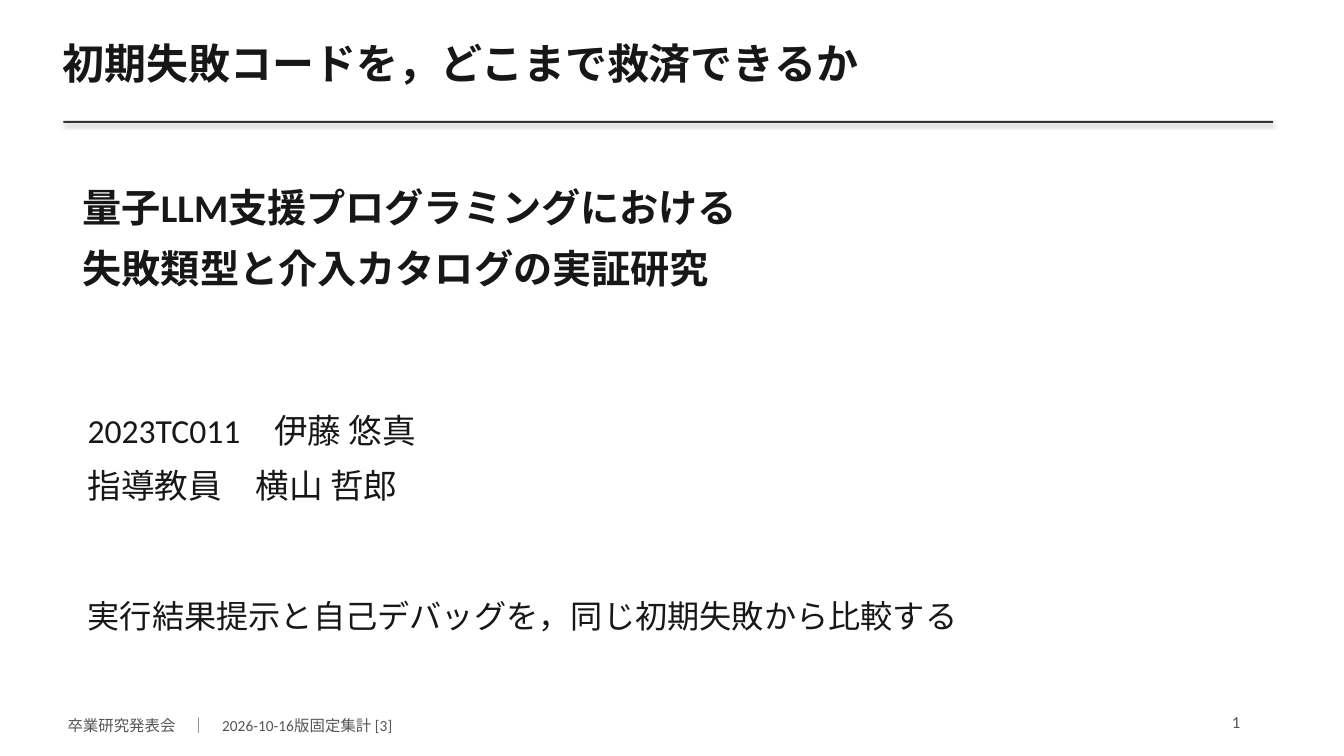
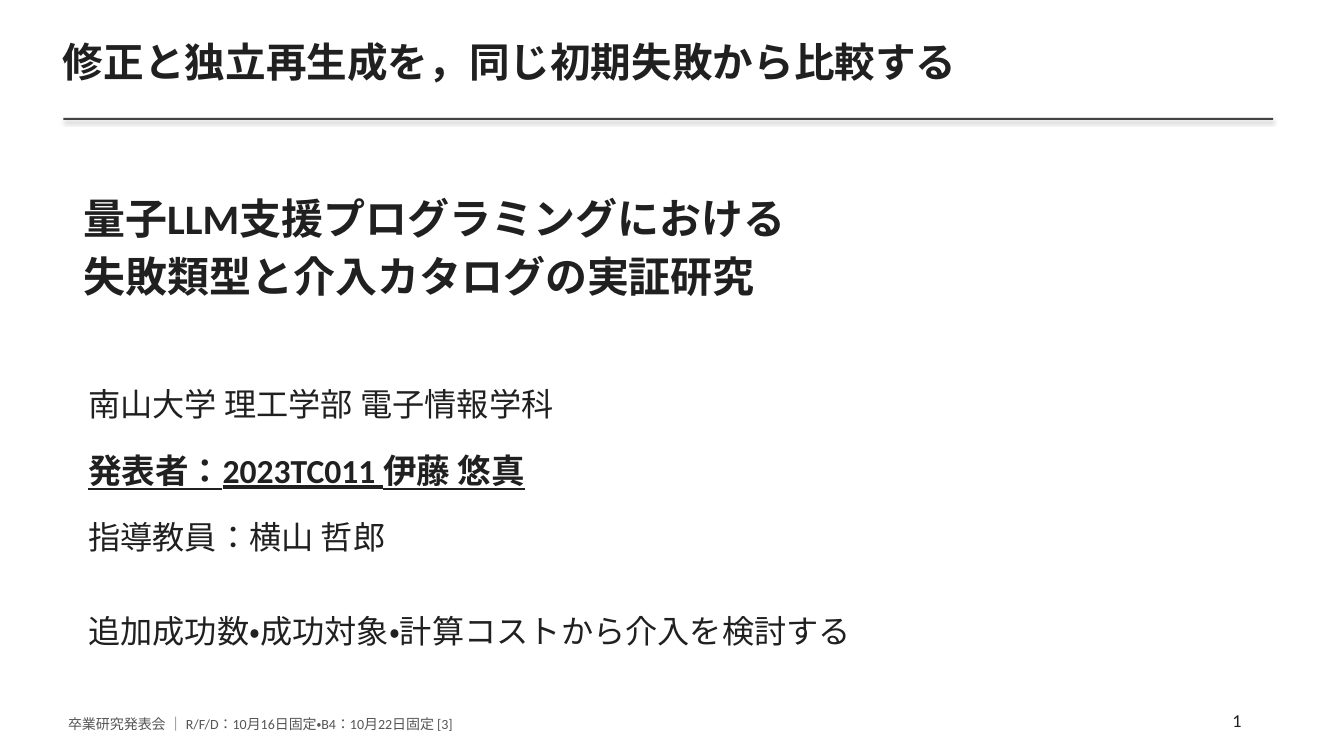
Before and after one commit to yuuma-ito/2026_ito_qLLM-ver3, a slide deck: slide 1 of docs/graduation2026/slides.pptx. Drawn at 1344x756 pixels with LibreOffice and Linux fonts; fonts in the diff are those of the drawing. Boxes give left, top, right and bottom in pixels: in the first picture for what was removed or moved away, otherwise in the second. Text is boxed around its words. In the diff, an @@ line names an element or a change of style, - is before the commit and + after.

Commit message:
docs: 卒論の参照先を修正し最新内容を発表スライドへ反映
参考文献の版と資料の参照先を修正し、WordとPDFに文献リンクを付与した。

修正と独立再生成の比較、介入カタログ、追加計算コスト、結論を発表資料に反映し、数値・表示・リンクの検証記録と再実行用スクリプトを追加した。

```diff
--- a/docs/graduation2026/slides.pptx
+++ b/docs/graduation2026/slides.pptx
@@ text at [63,42,957,83]: text changed; size 30 to 29 pt; text colour #171717 to #202020 @@
-初期失敗コードを，どこまで救済できるか
+修正と独立再生成を，同じ初期失敗から比較する
@@ rectangle at [64,118,1273,120]: fill #333333 to #444444 @@
@@ text "量子LLM支援プログラミングにおける": place and size @@
-text "量子LLM支援プログラミングにおける" at [83,188,738,287]
+text "量子LLM支援プログラミングにおける" at [83,198,785,296]
@@ text "量子LLM支援プログラミングにおける" at [83,198,785,296]: size 28 to 30 pt, text colour #171717 to #202020; less space between paragraphs @@
@@ text added at [88,389,553,419], 23 pt, text #202020 @@
+南山大学 理工学部 電子情報学科
@@ text added at [88,454,525,490], 24 pt, text #202020, bold, underline @@
+発表者：2023TC011 伊藤 悠真
@@ text at [88,522,385,552]: text changed; size 24 to 23 pt; text colour #171717 to #202020 @@
-2023TC011 伊藤 悠真
-指導教員 横山 哲郎
+指導教員：横山 哲郎
@@ text removed at [88,600,958,632] @@
-実行結果提示と自己デバッグを，同じ初期失敗から比較する
@@ text added at [88,616,851,646], 23 pt, text #202020 @@
+追加成功数・成功対象・計算コストから介入を検討する
@@ text at [68,717,453,731]: text changed; size 11 to 10 pt @@
-卒業研究発表会 ｜ 2026-10-16版固定集計 [3]
+卒業研究発表会 ｜ R/F/D：10月16日固定・B4：10月22日固定 [3]
@@ text "1" at [1232,715,1241,727]: size 12 to 13 pt, text colour #555555 to #202020; less space between paragraphs @@
```
Also in this commit, not shown: 2 other slides changed, 9 slides added, 8 slides removed, 28 other files.
